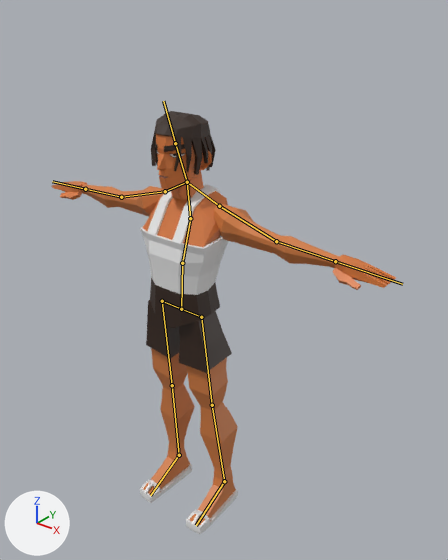
The FBX model Assets/Characters_NEW/MALE/eka_costume5.fbx, before and after one commit.
The view is the same before and after, from a 50 mm lens placed at (4.38, -4.68, 6.38), pointed at (0.18, 0.57, 3.12). The axes (+X, +Y, +Z) are drawn at lower left. The lights are the same throughout. The picture after the commit comes second. The bones that change, and the others that lie on the model, are drawn over the model as lines.
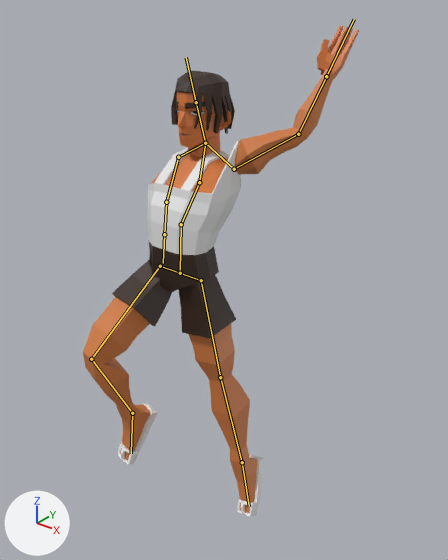
The newer file adds an action. The first version stands in its rest pose; the second is drawn at frame 1 of the action 'Armature|Jump'.

The change in detail:
Bone 'Bone' (bone_bone) moves from (0.0, 0.0, 0.0) to (0.0, 1.04, 0.08).
Bone 'Bone.001' (bone_bone_001) turns from (0, 0, 0) to (-21, 0, 0) degrees about its own x, y and z.
Bone 'Bone.003' (bone_bone_003) turns from (0, 0, 0) to (19, 0, 0) degrees about its own x, y and z.
Bone 'Bone.009.L' (bone_bone_009_l) turns from (0, 0, 0) to (80, -123, -18) degrees about its own x, y and z.
Bone 'Bone.010.L' (bone_bone_010_l) turns from (0, 0, 0) to (39, 7, -16) degrees about its own x, y and z.
Bone 'Bone.009.R' (bone_bone_009_r) turns from (0, 0, 0) to (-24, 0, 43) degrees about its own x, y and z.
Bone 'Bone.010.R' (bone_bone_010_r) turns from (0, 0, 0) to (-7, -5, 16) degrees about its own x, y and z.
Bone 'Bone.004.L' (bone_bone_004_l) moves from (0.0, 0.0, 0.0) to (0.0, 0.0, 1.04).
Bone 'Bone.005.L' (bone_bone_005_l) turns from (0, 0, 0) to (6, -1, 0) degrees about its own x, y and z.
Bone 'Bone.007.L' (bone_bone_007_l) turns from (0, 0, 0) to (4, 4, 61) degrees about its own x, y and z.
Bone 'Bone.004.R' (bone_bone_004_r) moves from (0.0, 0.0, 0.0) to (0.0, 0.0, 1.04).
Bone 'Bone.005.R' (bone_bone_005_r) turns from (0, 0, 0) to (4, 1, 58) degrees about its own x, y and z.
Bone 'Bone.006.R' (bone_bone_006_r) turns from (0, 0, 0) to (4, 5, -78) degrees about its own x, y and z.
Bone 'Bone.007.R' (bone_bone_007_r) turns from (0, 0, 0) to (-4, -6, -38) degrees about its own x, y and z.

What differs and where, as boxes (x1, y1, x2, y2) in the pictures (448 x 560 px):
'Cube.049', posed (20% narrower, 24% taller): before (52, 134, 396, 526); after (83, 26, 359, 513)
'Cube.012', posed (55% wider): before (140, 111, 238, 534); after (112, 71, 264, 516)
bone 'Bone', root to tip: before (181, 309) to (182, 263); after (180, 273) to (181, 224)
bone 'Bone.001', root to tip: before (182, 263) to (190, 218); after (181, 224) to (199, 182)
bone 'Bone.003', root to tip: before (187, 182) to (175, 143); after (205, 143) to (196, 102)
bone 'Bone.009.L', root to tip: before (219, 206) to (276, 241); after (234, 169) to (298, 134)
bone 'Bone.010.L', root to tip: before (276, 241) to (335, 261); after (298, 134) to (326, 76)
bone 'Bone.009.R', root to tip: before (165, 191) to (121, 197); after (178, 157) to (166, 202)
bone 'Bone.010.R', root to tip: before (121, 197) to (85, 189); after (166, 202) to (164, 234)
bone 'Bone.004.L', root to tip: before (181, 309) to (201, 317); after (180, 273) to (201, 280)
bone 'Bone.005.L', root to tip: before (201, 317) to (212, 405); after (201, 280) to (220, 377)
bone 'Bone.007.L', root to tip: before (224, 481) to (196, 525); after (242, 462) to (249, 506)
bone 'Bone.004.R', root to tip: before (181, 309) to (162, 301); after (180, 273) to (160, 266)
bone 'Bone.005.R', root to tip: before (162, 301) to (172, 385); after (160, 266) to (91, 359)
bone 'Bone.006.R', root to tip: before (172, 385) to (179, 455); after (91, 359) to (132, 413)
bone 'Bone.007.R', root to tip: before (179, 455) to (150, 495); after (132, 413) to (131, 453)
